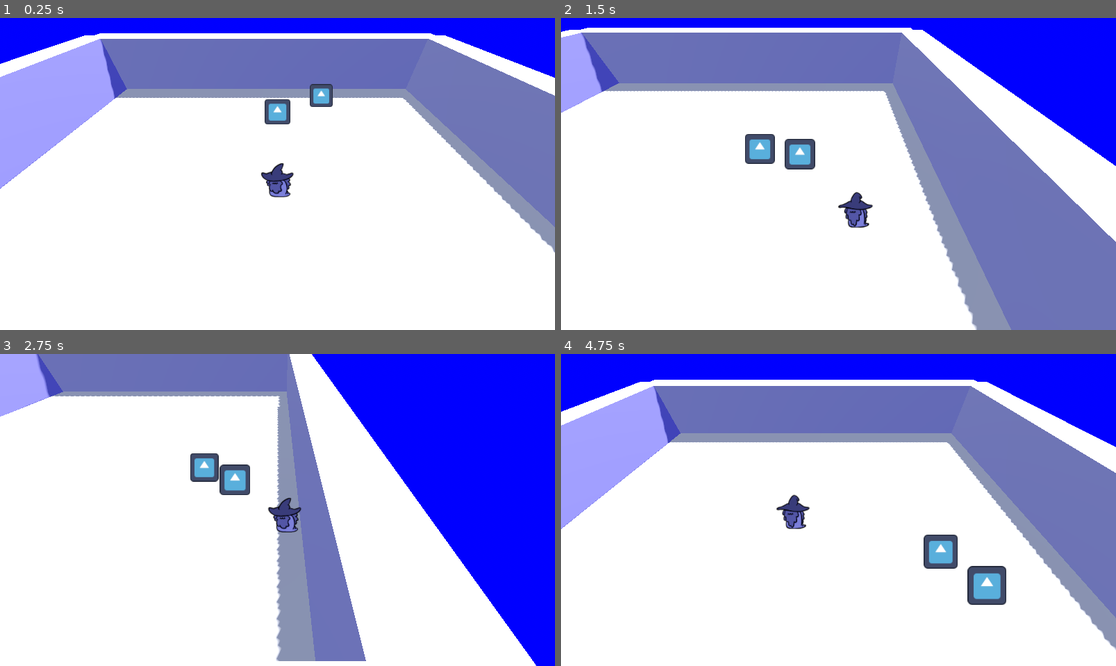
Above: before the commit, frames 1-4 (two rows, left to right).
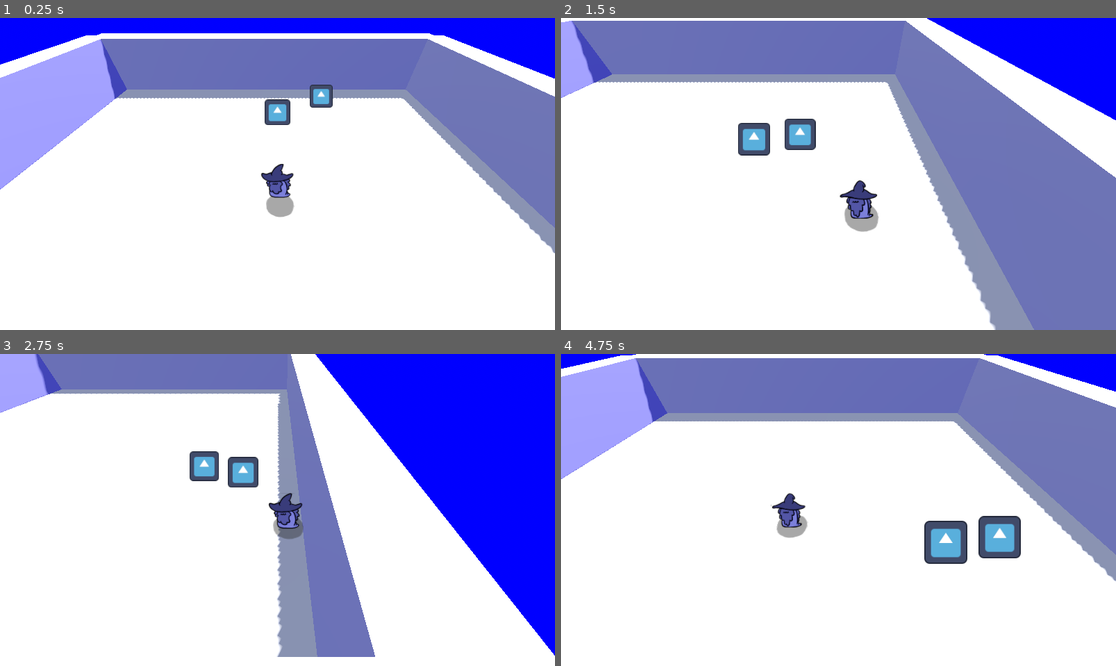
Above: after the commit, the same moments.

Repository: YhagoTomasini/GMTK_026
Game: Godot game, scene res://Scenes/world.tscn
The game is run twice, just before and just after one commit, with the same random seed, the same clock (stepped at 60 frames per second) and the same inputs. The engine's default icon, where the game draws it, is replaced by a stand-in: a white triangle on a blue panel in a dark square.
Inputs:
- Up to frame 1 (0.25 s): no input
- Up to frame 2 (1.5 s): tap Enter (ui_accept) at 0.5, 0.6, 0.77, 1.07, 1.35 s; hold Right (ui_right) 0.53-1.28 s; hold Down (ui_down) from 1.28 s (still down)
- Up to frame 3 (2.75 s): tap Enter (ui_accept) at 1.52, 1.82, 2.1 s; release Down (ui_down) at 2.03 s; hold Right (ui_right) from 2.03 s (still down)
- Up to frame 4 (4.75 s): release Right (ui_right) at 2.78 s; hold Up (ui_up) 2.78-3.53 s; tap Enter (ui_accept) at 2.85, 3.02, 3.32, 3.6, 3.77, 4.07, 4.35, 4.52 s; hold Left (ui_left) from 3.53 s (still down)

The runs differ from the first frame. In frame 1, 1.2% of the frame differs, in the area x 0-100%, y 4-76%; in frame 2, 21%; in frame 3, 6.5%; in frame 4, 31%, in the area x 0-100%, y 0-95%.

Commit message:
fists, chadous, rotation

Diff:
--- a/gmtk-026/Prefabs/player.tscn
+++ b/gmtk-026/Prefabs/player.tscn
@@ -1,7 +1,8 @@
-[gd_scene load_steps=10 format=3 uid="uid://d0tch211y343j"]
+[gd_scene load_steps=11 format=3 uid="uid://d0tch211y343j"]
 
 [ext_resource type="Script" uid="uid://ce0sp0rllv88i" path="res://Scripts/Main_character.gd" id="1_2nftw"]
 [ext_resource type="Texture2D" uid="uid://cfkl6r3ab47hw" path="res://Assets/spritesheet.png" id="3_2nftw"]
+[ext_resource type="Script" uid="uid://cs2c740wtcxfj" path="res://Scripts/fists_area.gd" id="4_2nftw"]
 [ext_resource type="Script" uid="uid://bqenbxwtndjxk" path="res://Scripts/Look_at_camera.gd" id="4_juxdh"]
 
 [sub_resource type="SphereShape3D" id="SphereShape3D_kln2b"]
@@ -42,8 +43,9 @@
 "speed": 5.0
 }]
 
-[node name="player" type="CharacterBody3D"]
+[node name="player" type="CharacterBody3D" node_paths=PackedStringArray("fists")]
 script = ExtResource("1_2nftw")
+fists = NodePath("fists_area")
 
 [node name="CollisionShape3D" type="CollisionShape3D" parent="."]
 transform = Transform3D(0.745, 0, 0, 0, 0.745, 0, 0, 0, 0.745, 0, 0, 0)
@@ -57,3 +59,16 @@
 animation = &"new_animation"
 autoplay = "new_animation"
 script = ExtResource("4_juxdh")
+
+[node name="fists_area" type="Area3D" parent="."]
+script = ExtResource("4_2nftw")
+
+[node name="left_fist" type="CollisionShape3D" parent="fists_area"]
+transform = Transform3D(0.745, 0, 0, 0, 0.745, 0, 0, 0, 0.745, 0.5, 0, 0.5)
+shape = SubResource("SphereShape3D_kln2b")
+debug_color = Color(0.9461712, 5.679429e-06, 0.5867409, 1)
+
+[node name="right_fist" type="CollisionShape3D" parent="fists_area"]
+transform = Transform3D(0.745, 0, 0, 0, 0.745, 0, 0, 0, 0.745, -0.5, 0, 0.5)
+shape = SubResource("SphereShape3D_kln2b")
+debug_color = Color(0.9461712, 5.679429e-06, 0.5867409, 1)
--- a/gmtk-026/Scenes/world.tscn
+++ b/gmtk-026/Scenes/world.tscn
@@ -1,9 +1,11 @@
-[gd_scene load_steps=9 format=3 uid="uid://cu7b3aajynyi1"]
+[gd_scene load_steps=11 format=3 uid="uid://cu7b3aajynyi1"]
 
 [ext_resource type="Script" uid="uid://c7ugqifkg1c4x" path="res://Scripts/main.gd" id="1_5ukr8"]
 [ext_resource type="PackedScene" uid="uid://d0tch211y343j" path="res://Prefabs/player.tscn" id="3_5a7ea"]
 [ext_resource type="PackedScene" uid="uid://drnegny8nwbfn" path="res://Prefabs/main_cam.tscn" id="4_8j60k"]
+[ext_resource type="Texture2D" uid="uid://cnjsmjd1slrss" path="res://Assets/Animation_gmtk026.png" id="5_5ukr8"]
 [ext_resource type="PackedScene" uid="uid://cncvv1t8mmyyw" path="res://Prefabs/slime_1.tscn" id="5_5v1tr"]
+[ext_resource type="Script" uid="uid://cwxh86jtpvy6y" path="res://Scripts/shadow.gd" id="6_o06y3"]
 
 [sub_resource type="ProceduralSkyMaterial" id="ProceduralSkyMaterial_rgh2o"]
 sky_top_color = Color(0.56141526, 0.6186141, 0.864485, 1)
@@ -33,6 +35,10 @@
 transform = Transform3D(-0.8660254, -0.43301278, 0.25, 0, 0.49999997, 0.86602545, -0.50000006, 0.75, -0.43301266, 0, 0, 0)
 light_color = Color(0.9999998, 0.95642406, 0.81600595, 1)
 shadow_enabled = true
+
+[node name="Main_Cam" parent="." node_paths=PackedStringArray("player") instance=ExtResource("4_8j60k")]
+transform = Transform3D(1, 0, 0, 0, 0.7071068, 0.7071068, 0, -0.7071068, 0.7071068, 0, 3, 3)
+player = NodePath("../player")
 
 [node name="NavigationRegion3D" type="NavigationRegion3D" parent="."]
 navigation_mesh = SubResource("NavigationMesh_pbw6q")
@@ -74,6 +80,9 @@
 
 [node name="player" parent="." instance=ExtResource("3_5a7ea")]
 
-[node name="Main_Cam" parent="." node_paths=PackedStringArray("player") instance=ExtResource("4_8j60k")]
-transform = Transform3D(1, 0, 0, 0, 0.7071068, 0.7071068, 0, -0.7071068, 0.7071068, 0, 3, 3)
+[node name="Shadow" type="Sprite3D" parent="." node_paths=PackedStringArray("player")]
+transform = Transform3D(0.45, 0, 0, 0, -1.9670125e-08, -0.45, 0, 0.45, -1.9670125e-08, 0, -0.9, 0)
+modulate = Color(1, 1, 1, 0.5254902)
+texture = ExtResource("5_5ukr8")
+script = ExtResource("6_o06y3")
 player = NodePath("../player")
--- a/gmtk-026/Scripts/Look_at_camera.gd
+++ b/gmtk-026/Scripts/Look_at_camera.gd
@@ -1,7 +1,6 @@
 extends AnimatedSprite3D
 
 func _ready() -> void:
-	pass
 	if get_parent().name == "player":
 		var cam := get_viewport().get_camera_3d()
 		if cam:
--- a/gmtk-026/Scripts/Main_character.gd
+++ b/gmtk-026/Scripts/Main_character.gd
@@ -4,23 +4,27 @@
 const SPEED = 5.0
 const JUMP_VELOCITY = 4.5
 
+@export var fists : Area3D
 
 func _physics_process(delta: float) -> void:
-	# Add the gravity.
+	## A.
 	if not is_on_floor():
 		velocity += get_gravity() * delta
-
-	# Handle jump.
-	if Input.is_action_just_pressed("ui_accept") and is_on_floor():
-		velocity.y = JUMP_VELOCITY
-
+#
+	## Handle jump.
+	#if Input.is_action_just_pressed("ui_accept") and is_on_floor():
+		#pass
 	# Get the input direction and handle the movement/deceleration.
 	# As good practice, you should replace UI actions with custom gameplay actions.
 	var input_dir := Input.get_vector("ui_left", "ui_right", "ui_up", "ui_down")
-	var direction := (transform.basis * Vector3(input_dir.x, 0, input_dir.y)).normalized()
+	var direction := Vector3(input_dir.x, 0, input_dir.y).normalized()
 	if direction:
 		velocity.x = direction.x * SPEED
 		velocity.z = direction.z * SPEED
+
+		var target = atan2(direction.x, direction.z)
+		fists.rotation.y = lerp_angle(fists.rotation.y, target, 10.0*delta)
+
 	else:
 		velocity.x = move_toward(velocity.x, 0, SPEED)
 		velocity.z = move_toward(velocity.z, 0, SPEED)
--- /dev/null
+++ b/gmtk-026/Scripts/fists_area.gd
@@ -0,0 +1,11 @@
+extends Area3D
+
+
+# Called when the node enters the scene tree for the first time.
+func _ready() -> void:
+	pass # Replace with function body.
+
+
+# Called every frame. 'delta' is the elapsed time since the previous frame.
+func _process(delta: float) -> void:
+	pass
--- /dev/null
+++ b/gmtk-026/Scripts/shadow.gd
@@ -0,0 +1,7 @@
+extends Sprite3D
+
+@export var player : CharacterBody3D
+
+func _process(_delta: float) -> void:
+	global_position.x = player.global_position.x + 0.06
+	global_position.z = player.global_position.z + 0.2
Binary file added: gmtk-026/Assets/Animation_gmtk026.png
Not shown, added: gmtk-026/Assets/Animation_gmtk026.png.import
Binary file added: gmtk-026/Assets/lamp_1.png
Not shown, added: gmtk-026/Assets/lamp_1.png.import
Binary file added: gmtk-026/Assets/lamp_2.png
Not shown, added: gmtk-026/Assets/lamp_2.png.import
Not shown, added: gmtk-026/Scripts/fists_area.gd.uid
Not shown, added: gmtk-026/Scripts/shadow.gd.uid
